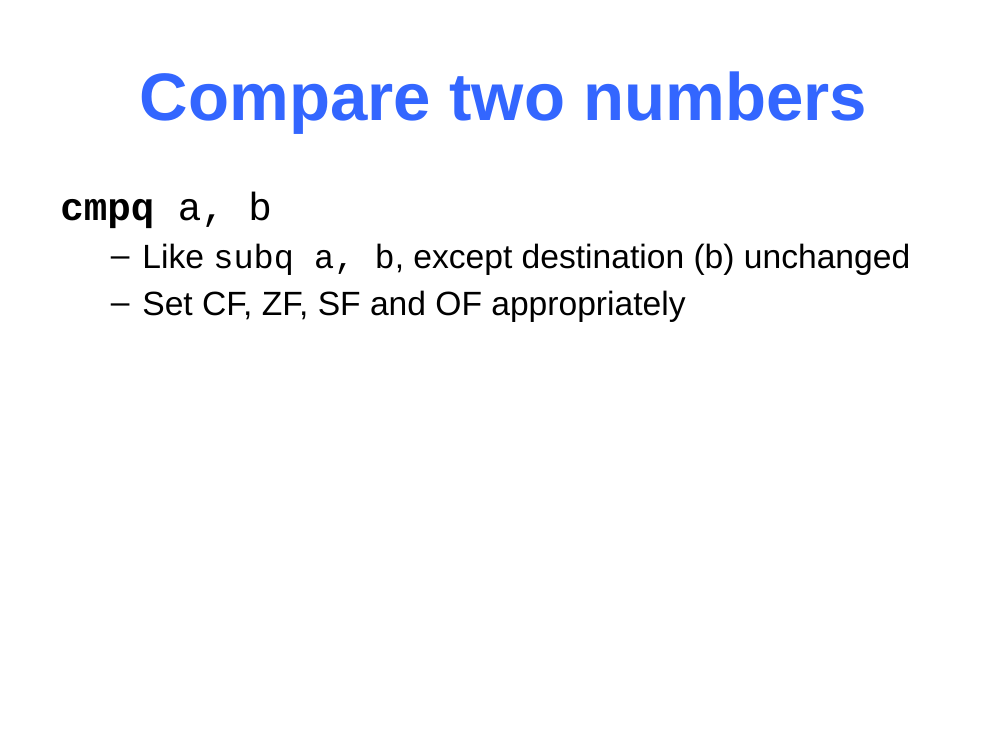
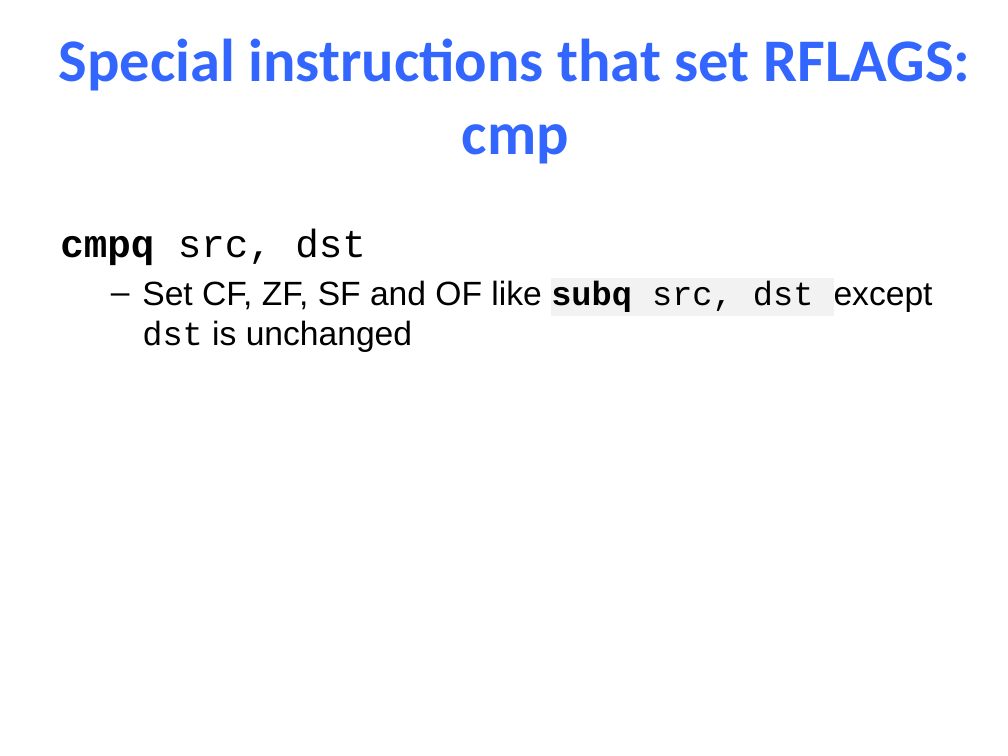
Before and after one commit to NYU-CSO/nyu-cso.github.io, a slide deck: slide 5 of notes/08-Machine_Control.pptx (slide 32 before the commit). Drawn at 1008x756 pixels with LibreOffice and Linux fonts; fonts in the diff are those of the drawing. Boxes give left, top, right and bottom in pixels: in the first picture for what was removed or moved away, otherwise in the second. Text is boxed around its words. In the diff, an @@ line names an element or a change of style, - is before the commit and + after.

```diff
--- a/notes/08-Machine_Control.pptx
+++ b/notes/08-Machine_Control.pptx
@@ title at (59, 38, 970, 164): text changed; size 48 to 43.2 pt; font Arial to Calibri @@
-Compare two numbers
+Special instructions that set RFLAGS: cmp
@@ text at (60, 229, 933, 352): text changed @@
-cmpq a, b
-  – Like subq a, b, except destination (b) unchanged
-  – Set CF, ZF, SF and OF appropriately
+cmpq src, dst
+  – Set CF, ZF, SF and OF like subq src, dst except dst is unchanged
```
Also in this commit, not shown: 70 other slides changed, 3 slides added, 34 slides removed, 3 other files.
